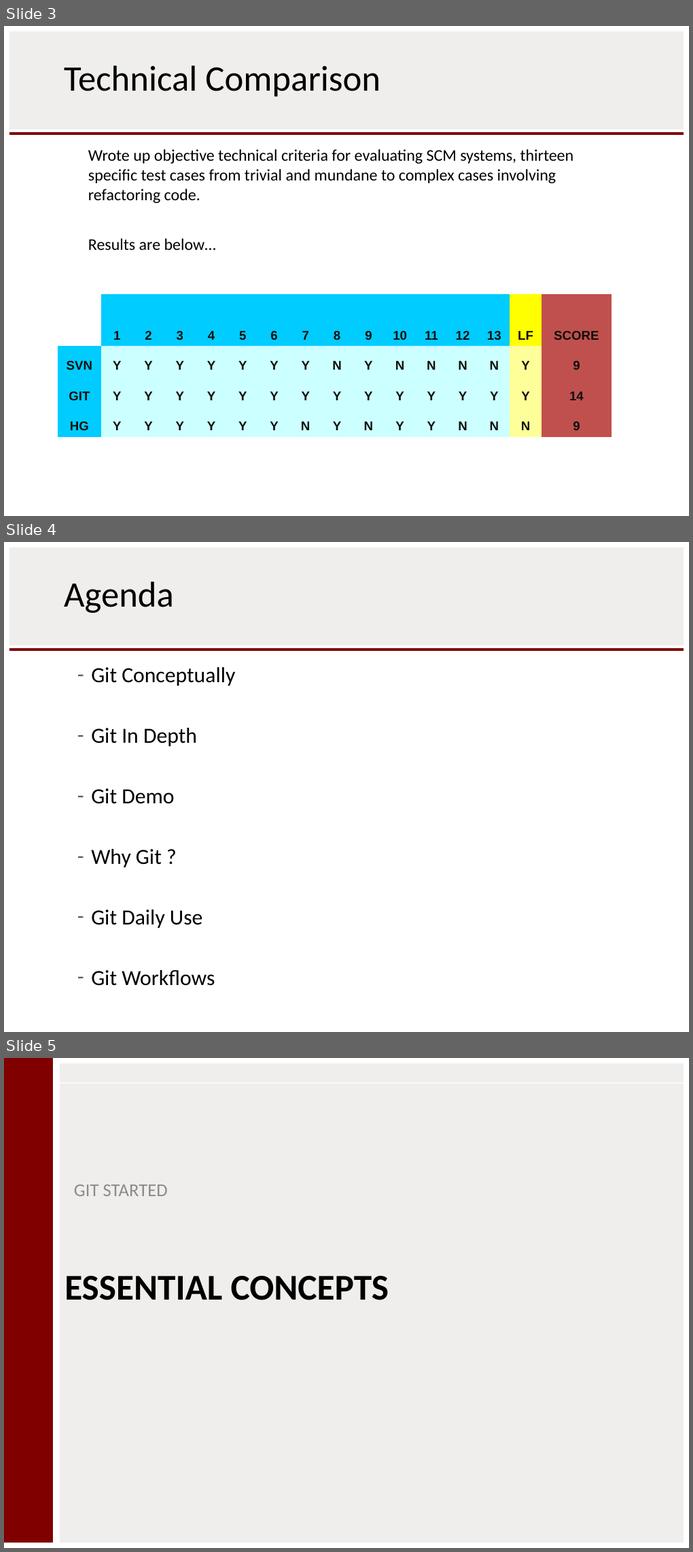
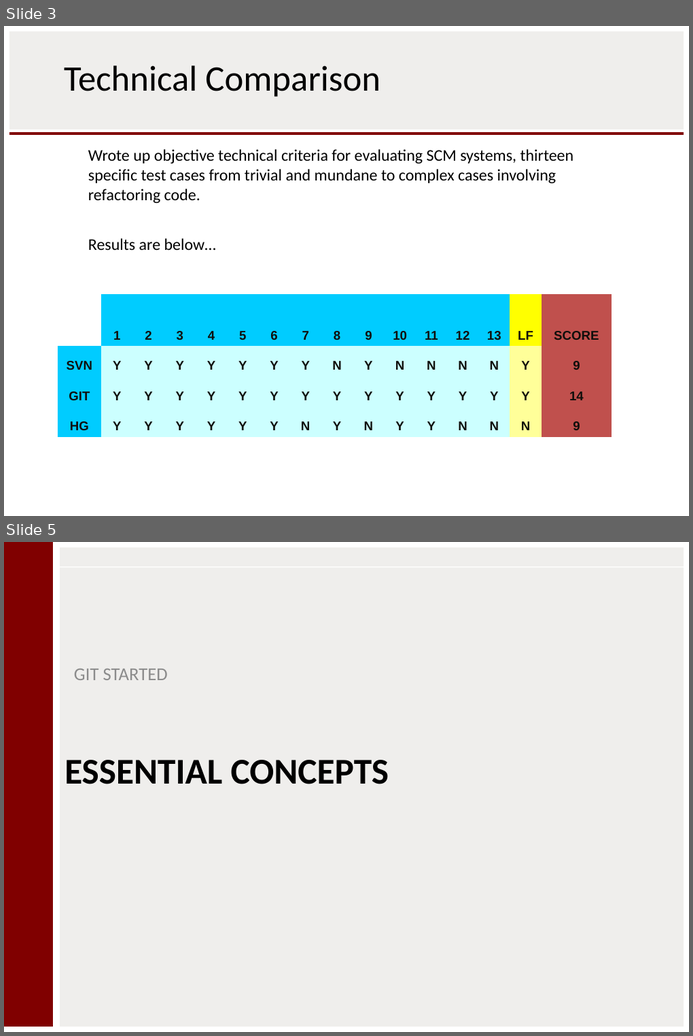
Before and after one commit to rbuck/git-started, a slide deck: docs/training/presentation/gitintro.pptx. Shown one above the other, each under a label of ours: slides 3, 4 and 5 before the commit, slides 3 and 5 after it; the slides between them are not shown. The pictures are 693x1552 and 693x1036 pixels, drawn with LibreOffice and Linux fonts; fonts in the diff are those of the drawing. Boxes give left, top, right and bottom in pixels: in the first picture for what was removed or moved away, otherwise in the second. Text is boxed around its words. In the diff, an @@ line names an element or a change of style, - is before the commit and + after.

```diff
--- a/docs/training/presentation/gitintro.pptx
+++ b/docs/training/presentation/gitintro.pptx
@@ slide 4 removed at (x1=4, y1=542, x2=689, y2=1032), background #FFFFFF; not listed: 2 template elements that a slide beside it also shows @@
@@ title removed at (x1=64, y1=581, x2=174, y2=613) @@
-Agenda
@@ text removed at (x1=91, y1=667, x2=235, y2=985) @@
-  – Git Conceptually
-  – Git In Depth
-  – Git Demo
-  – Why Git ?
-  – Git Daily Use
-  – Git Workflows
```
Also in this commit, not shown: 28 slides changed, 1 slide added.
